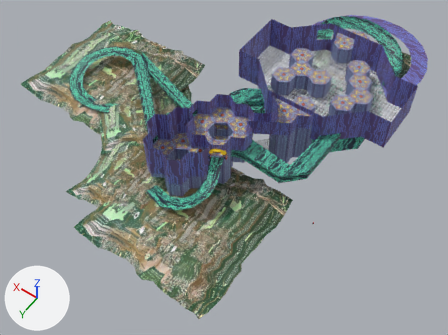
A saved change to the Blender file digital_circuit/digital_circuit.blend.
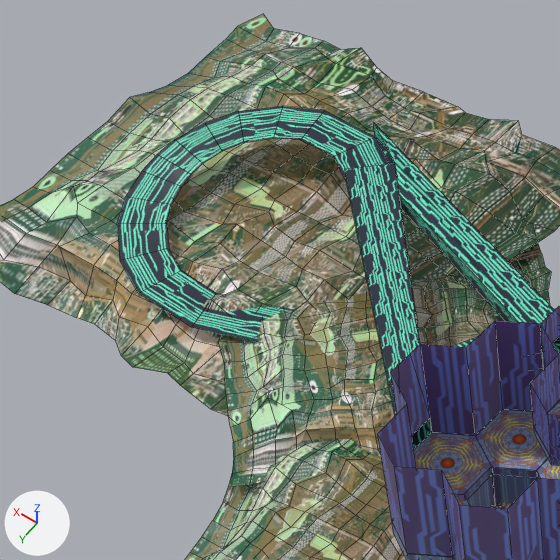
Each version appears first whole from a camera (50 mm lens) standing at (-60.5, 162.8, 158.0) and looking at (17.6, 53.5, -13.7), and next in a close-up on the part from 8% to 43% of the width and 5% to 52% of the height. Arrows for +X, +Y and +Z are at lower left; the lights stay in place. The close-ups show mesh edges as thin lines.

Objects in the first close-up: 'Grid-col', 'Grid-col.003', 'Grid-col.004', 'Plane.002-col', 'Plane.002-col.001-col', 'Plane.005-col', 'end_hex_floor-col', 'end_hex_floor2-col', 'finalhex.003-col', 'finalhex.006-col'.
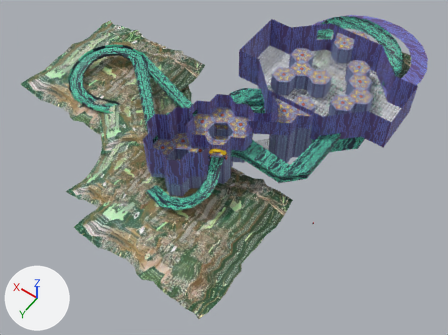
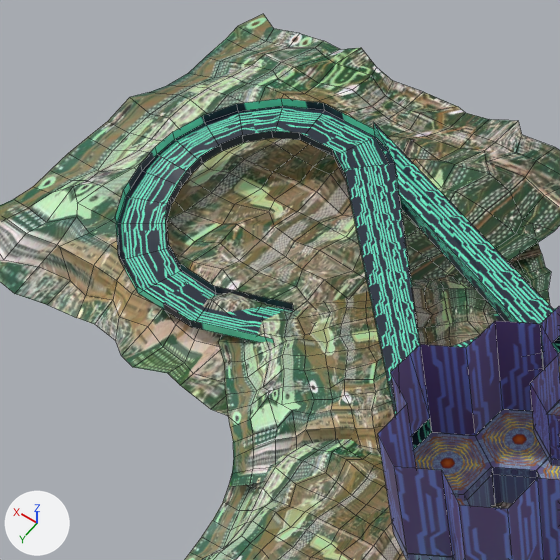
Pixel boxes [x1, y1, x2, y2] of what changed, in the close-ups (560 x 560 px):
'Plane.002-col.001-col', reshaped
    before: [117, 106, 389, 342]
    after: [115, 98, 389, 343]
part 1 of me_plane_003, added
    after: [115, 98, 375, 343]

The change in detail:
me_plane_003 is used by ob_plane_002_col_001_col; location (72.3, 65.4, 0.0); rotation (0.0, 0.0, 2.713), in degrees (0, 0, 155).
me_plane_003 had 30 vertices, 14 faces and spanned x -14.4..14.9, y -2.3..26.2, z 0.0..6.0.
me_plane_003 now has 59 vertices, 41 faces and spans x -14.4..14.9, y -2.3..26.2, z 0.0..7.0.
Part 1, on me_plane_003:
29 new vertices lie (0.0, 0.0, 1.0) away from vertices in x -14.4..14.9, y -2.3..26.2, z 0.0..6.0.
27 new faces join them.
